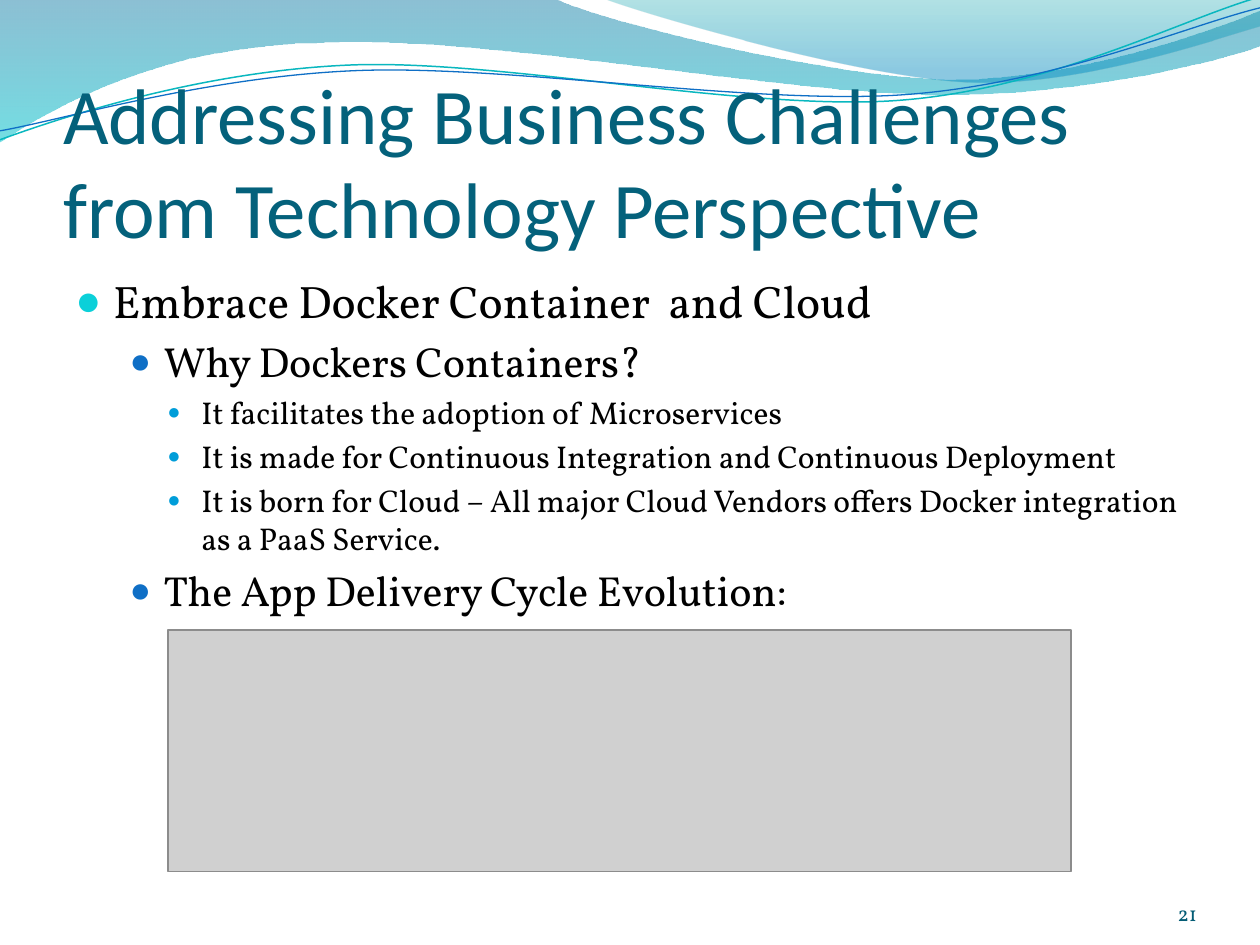
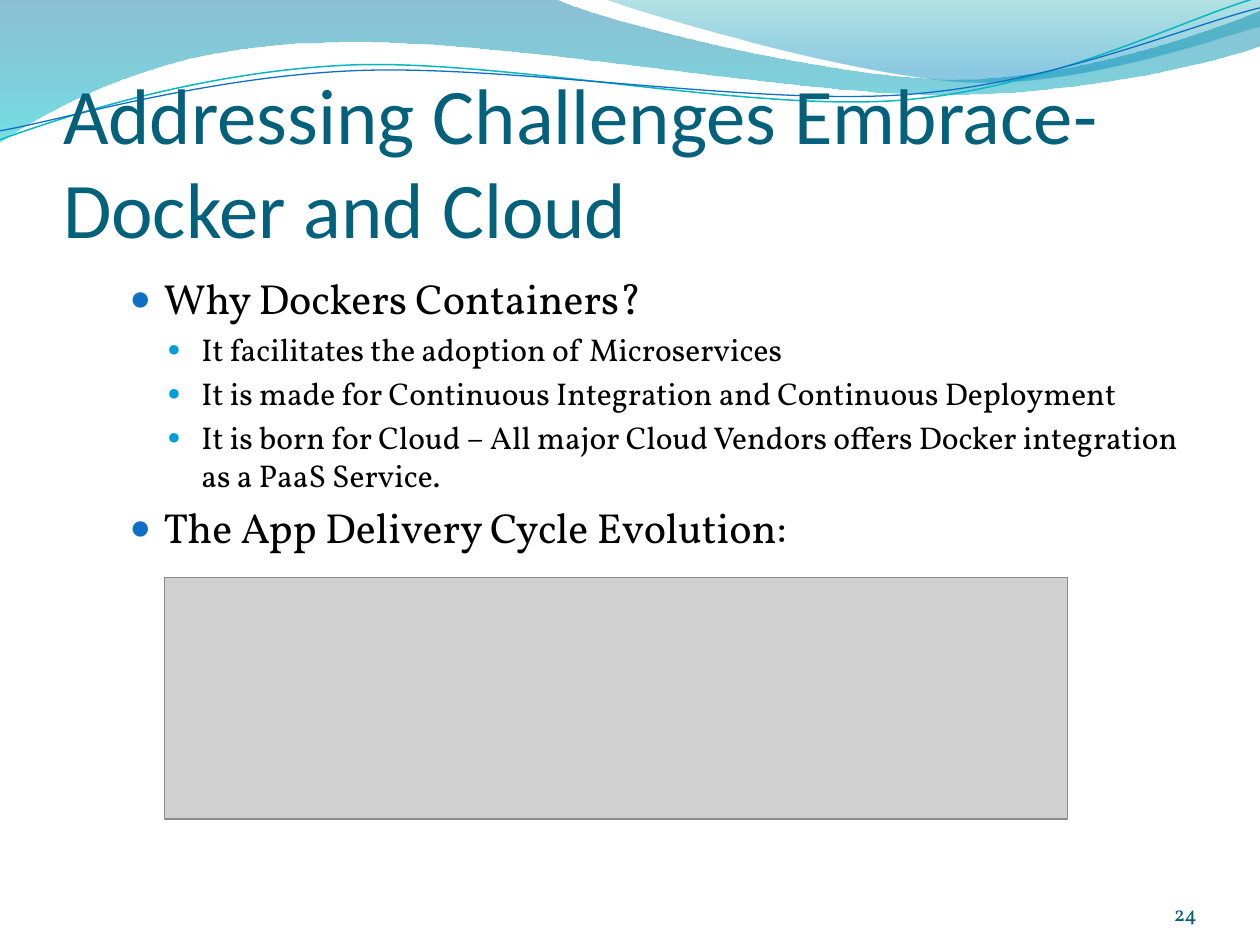
Before and after one commit to ignis01/aws101, a slide deck: slide 24 of cloud101.pptm (slide 21 before the commit). Drawn at 1260x945 pixels with LibreOffice and Linux fonts; fonts in the diff are those of the drawing; grey boxes stand for pictures; background and template pictures are left out. Boxes give left, top, right and bottom in pixels: in the first picture for what was removed or moved away, otherwise in the second. Text is boxed around its words. In the diff, an @@ line names an element or a change of style, - is before the commit and + after.

```diff
--- a/cloud101.pptm
+++ b/cloud101.pptm
@@ title at <box>63,78,1098,239</box>: text changed @@
-Addressing Business Challenges from Technology Perspective
+Addressing Challenges Embrace- Docker and Cloud
@@ text at <box>113,285,872,319</box>: paragraph removed @@
-● Embrace Docker Container and Cloud
@@ picture: place and size @@
-picture at <box>168,630,1071,872</box>
+picture at <box>165,577,1068,819</box>
@@ page number at <box>1174,910,1197,925</box>: text changed @@
-21
+24
```
Also in this commit, not shown: 13 other slides changed, 9 slides added, 8 other files.
